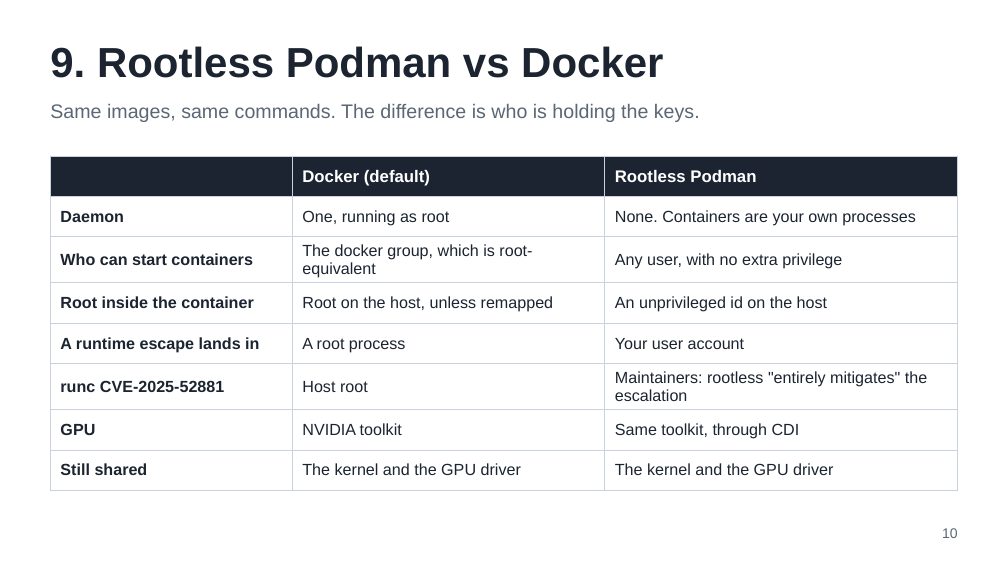
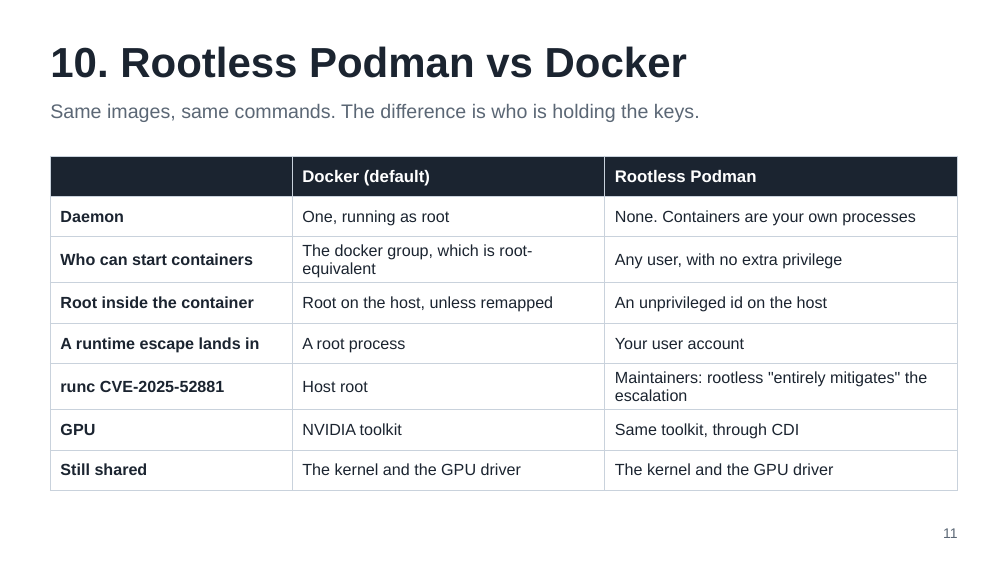
Before and after one commit to corwinjoy/agent-sandbox, a slide deck: slide 11 of slides/agent-sandbox-talk.odp (slide 10 before the commit). Drawn at 1008x567 pixels with LibreOffice and Linux fonts; fonts in the diff are those of the drawing. Boxes give left, top, right and bottom in pixels: in the first picture for what was removed or moved away, otherwise in the second. Text is boxed around its words. In the diff, an @@ line names an element or a change of style, - is before the commit and + after.

```diff
--- a/slides/agent-sandbox-talk.odp
+++ b/slides/agent-sandbox-talk.odp
@@ text at bbox=[50, 46, 687, 78]: text changed @@
-9. Rootless Podman vs Docker
+10. Rootless Podman vs Docker
@@ text at bbox=[943, 528, 957, 538]: text changed @@
-10
+11
```
Also in this commit, not shown: 6 other slides changed, 1 slide added, 21 other files.
